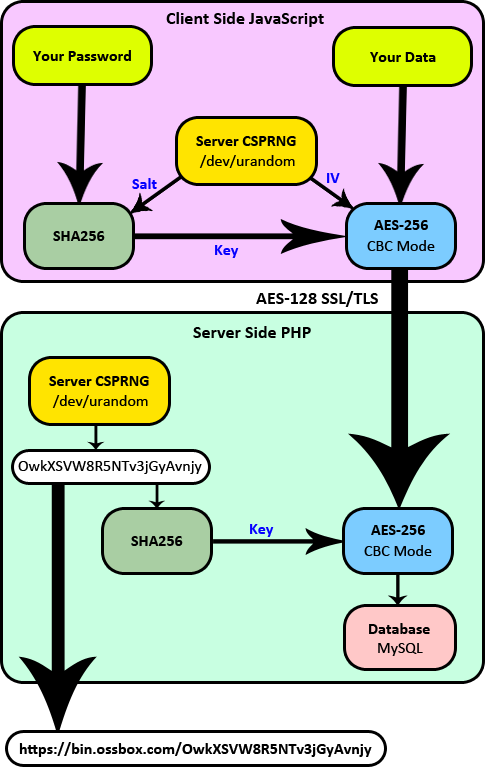
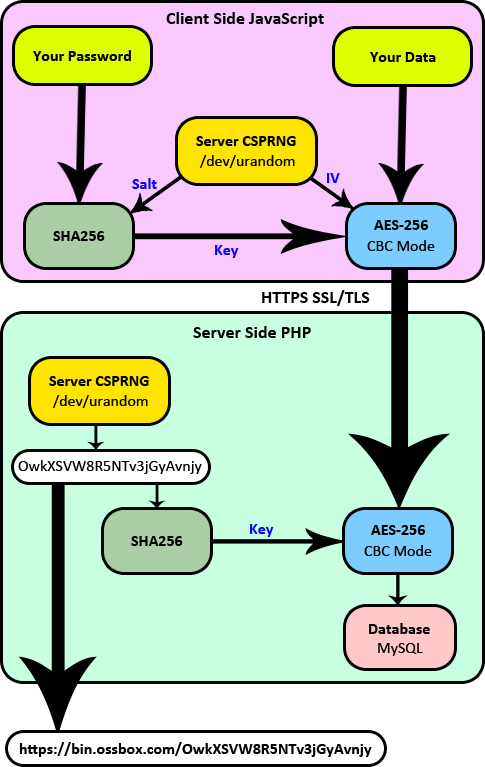
Before/after of a 485×767 layered artwork. What changed in the layer stack:
renamed "AES-128 SSL/TLS" to "HTTPS SSL/TLS", painted on it over 256, 290, 378, 307
